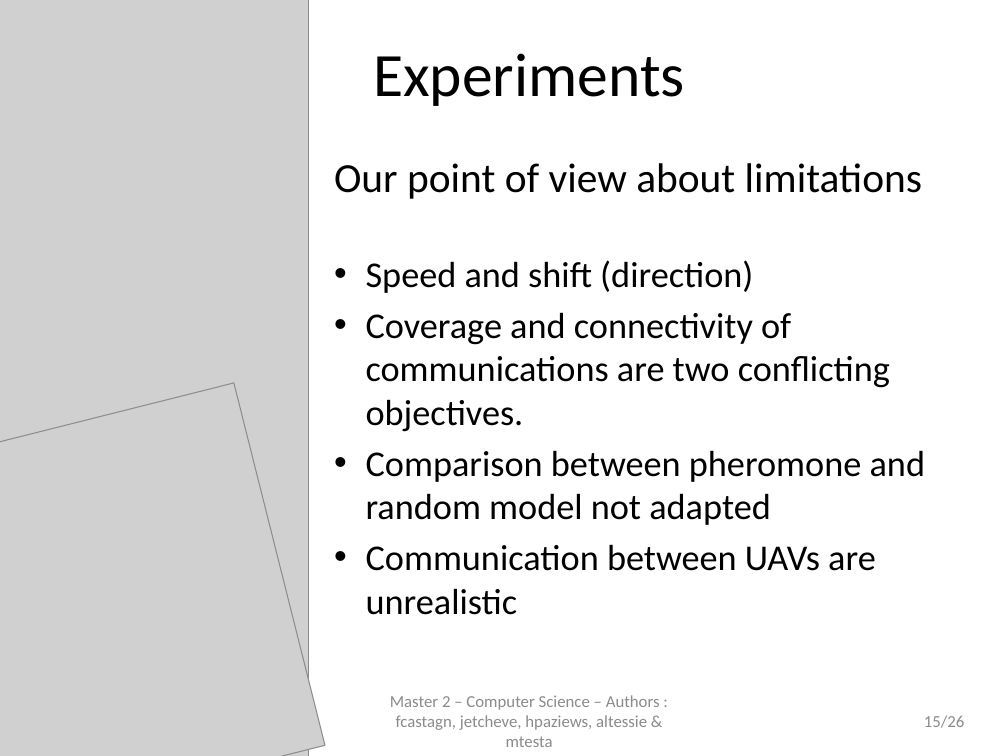
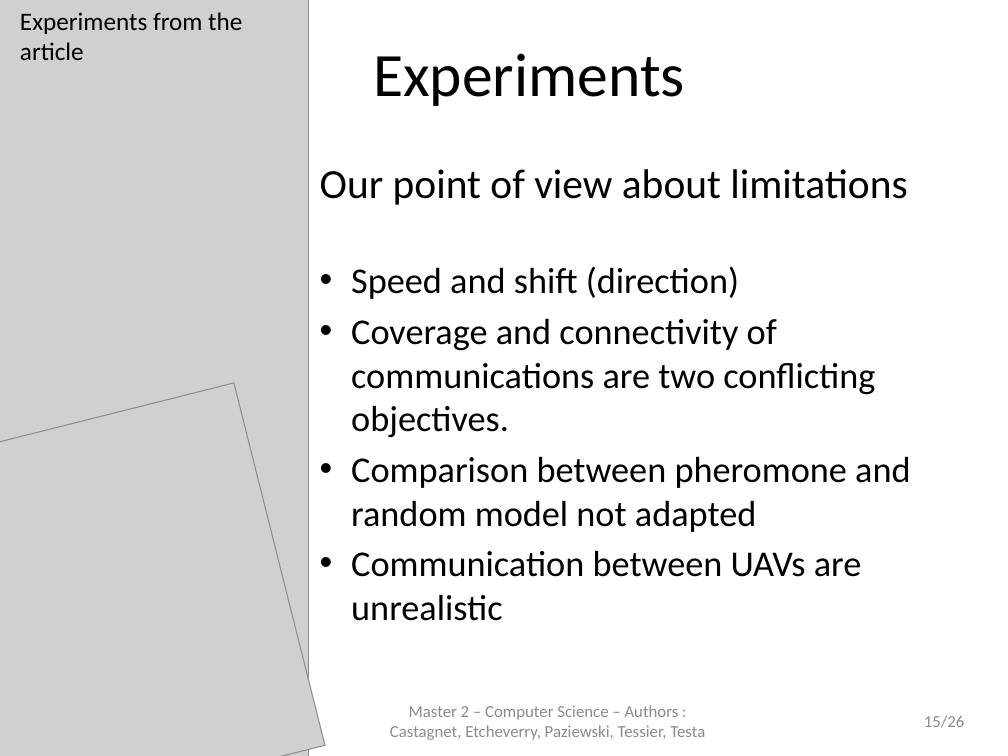
Before and after one commit to jetcheve/M2_PER_MMUAVGRA, a slide deck: slide 15 of ressources/presentation/PresentationPER_Desbarats_V3.pptx. Drawn at 1008x756 pixels with LibreOffice and Linux fonts; fonts in the diff are those of the drawing; grey boxes stand for pictures; background and template pictures are left out. Boxes give left, top, right and bottom in pixels: in the first picture for what was removed or moved away, otherwise in the second. Text is boxed around its words. In the diff, an @@ line names an element or a change of style, - is before the commit and + after.

```diff
--- a/ressources/presentation/PresentationPER_Desbarats_V3.pptx
+++ b/ressources/presentation/PresentationPER_Desbarats_V3.pptx
@@ text added at box(20, 12, 242, 60), 18 pt, text #000000 @@
+Experiments from the article
@@ text "Our point of view about ...": place and size @@
-text "Our point of view about ..." at box(334, 163, 925, 615)
+text "Our point of view about ..." at box(320, 169, 910, 621)
@@ text at box(390, 705, 705, 740): text changed @@
-Master 2 – Computer Science – Authors : fcastagn, jetcheve, hpaziews, altessie & mtesta
+Master 2 – Computer Science – Authors : Castagnet, Etcheverry, Paziewski, Tessier, Testa
```
Also in this commit, not shown: 24 other slides changed, 1 other file.
